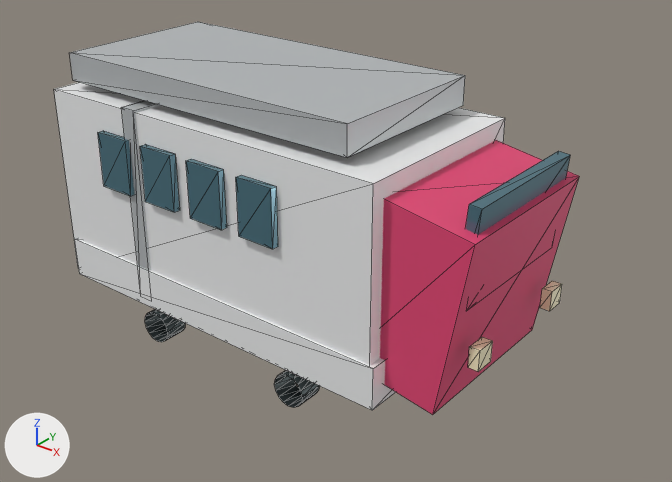
One commit to the glTF model public/models/trains/br642.glb: the scene before it, then after it.
Rendered twice from a 50 mm lens placed at (2.02, -2.26, 1.88), pointed at (0.2, 0.01, 0.48). Lighting does not change. The marker at lower left points along +X, +Y and +Z. The picture after the commit comes second. Mesh edges are drawn as thin lines. Where no turn or scale is listed for an object, it has been applied to the vertices. Vertices at exactly the same position are counted once.

Objects in the first picture: 'articulated_body', 'articulation_marker', 'desiro_rounded_nose', 'front_glass', 'headlight_0', 'headlight_1', 'roof', 'silver_lower_apron', 'wheel_-0.32_1', 'wheel_0.32_1', 'window_0.72_0_1', 'window_0.72_1_1', 'window_0.72_2_1', 'window_0.72_3_1'.
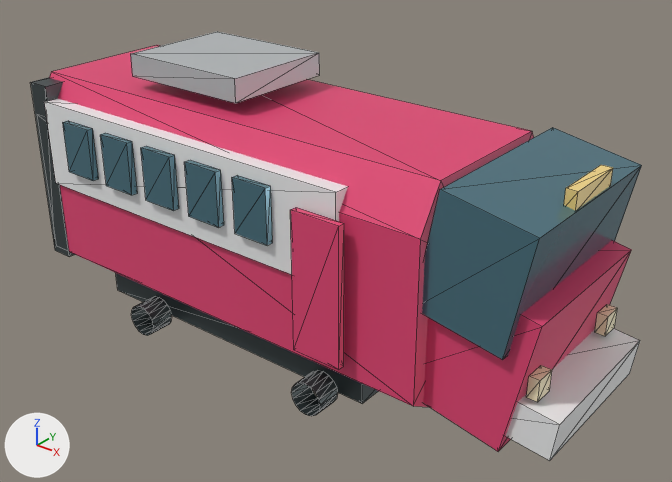
Changed parts and their boxes (x1, y1, x2, y2) in the pictures (672 x 482 px; the box of a moved part takes in the faces that stretch with it):
'desiro_red_chamfered_shell', added (pink): after (49, 45, 534, 407)
'articulated_body', moved, rescaled: before (54, 82, 505, 365); after (44, 98, 348, 275)
'desiro_rounded_nose', moved, turned, rescaled: before (380, 140, 579, 415); after (423, 240, 631, 452)
'roof', reshaped, moved, rescaled (87% narrower, 66% shorter): before (70, 22, 465, 157); after (564, 165, 613, 210)
'front_glass', moved, turned, rescaled: before (466, 151, 570, 235); after (422, 127, 642, 360)
'silver_lower_apron', moved, turned, rescaled: before (75, 238, 395, 410); after (506, 328, 640, 461)
'roof_hvac', added: after (131, 31, 320, 103)
'desiro_door_1', added (pink): after (290, 207, 344, 370)
'articulation_bellows', added: after (30, 77, 74, 257)
'window_0.72_4_1', added (cyan): after (232, 175, 272, 246)
'wheel_0.32_1', moved: before (274, 370, 320, 408); after (292, 370, 338, 416)
'articulation_marker', reshaped, moved, rescaled (not visible afterwards): before (121, 100, 159, 271)
'wheel_-0.32_1', moved: before (145, 309, 185, 342); after (131, 296, 171, 336)
'headlight_1', moved: before (468, 337, 493, 372); after (527, 366, 552, 402)
'headlight_0', moved: before (540, 281, 562, 311); after (595, 304, 617, 336)
part 1 of me_roof_cube, moved or reshaped: before (70, 22, 465, 271); after (131, 31, 320, 103)
'undercarriage', unchanged, uncovered by the edit: after (116, 273, 378, 403)

What the commit changed:
Material 'destination_material' (mat_destination_material) is new.
Its base color is (0.953, 0.71, 0.247) (yellow #fadb88).
Its metallic is 0.05.
Its roughness is 0.28.
me_roof_cube is used by ob_articulation_marker; parent ob_br642_train_root; location (-0.38, 0.0, 0.57); scale (0.06, 0.735, 0.72).
me_roof_cube had 8 vertices, 12 faces and spanned x -0.5..0.5, y -0.5..0.5, z -0.5..0.5.
me_roof_cube now has 8 vertices, 12 faces and spans x -0.25..0.25, y -0.21..0.21, z -0.04..0.04.
me_roof_cube part 1: the whole mesh is scaled about its middle by (0.5, 0.42, 0.08).
Mesh me_destination_cube is new.
It is a box spanning x -0.5..0.5, y -0.5..0.5, z -0.5..0.5.
It uses material mat_destination_material (yellow #fadb88).
Mesh me_accent_railcar is new.
It has 18 vertices, 32 faces and spans x -0.86..0.86, y -0.35..0.35, z -0.38..0.38.
It uses material mat_accent_material (pink #e54776).
Object 'articulated_body' (ob_articulated_body) moves from (-0.08, 0.0, 0.56) to (-0.18, 0.0, 0.7).
Object 'articulated_body' (ob_articulated_body) is rescaled from (1.42, 0.72, 0.72) to (1.36, 0.72, 0.32).
Object 'desiro_rounded_nose' (ob_desiro_rounded_nose) moves from (0.71, 0.0, 0.54) to (0.88, 0.0, 0.44).
Object 'desiro_rounded_nose' (ob_desiro_rounded_nose) turns from (0, 10, 0) to (0, 11, 0) degrees about x, y and z.
Object 'desiro_rounded_nose' (ob_desiro_rounded_nose) is rescaled from (0.34, 0.62, 0.6) to (0.42, 0.58, 0.46).
Object 'front_glass' (ob_front_glass) moves from (0.88, 0.0, 0.73) to (0.93, 0.0, 0.72).
Object 'front_glass' (ob_front_glass) turns from (0, 4.6, 0) to (0, 10, 0) degrees about x, y and z.
Object 'front_glass' (ob_front_glass) is rescaled from (0.04, 0.52, 0.32) to (0.3, 0.64, 0.39).
Object 'silver_lower_apron' (ob_silver_lower_apron) moves from (-0.06, 0.0, 0.26) to (1.05, 0.0, 0.29).
Object 'silver_lower_apron' (ob_silver_lower_apron) turns from (0, 0, 0) to (0, 6.9, 0) degrees about x, y and z.
Object 'silver_lower_apron' (ob_silver_lower_apron) is rescaled from (1.42, 0.74, 0.15) to (0.3, 0.55, 0.13).
Object 'articulation_marker' (ob_articulation_marker) now shows me_windows_cube instead of me_roof_cube.
Object 'roof' (ob_roof) now shows me_destination_cube instead of me_roof_cube.
Object 'roof' (ob_roof) moves from (-0.12, 0.0, 1.0) to (1.09, 0.0, 0.91).
Object 'roof' (ob_roof) is rescaled from (1.24, 0.62, 0.1) to (0.035, 0.22, 0.06).
Object 'wheel_-0.32_1' (ob_wheel__0_32_1) moves from (-0.32, -0.34, 0.12) to (-0.395, -0.34, 0.12).
Object 'wheel_0.32_1' (ob_wheel_0_32_1) moves from (0.32, -0.34, 0.12) to (0.395, -0.34, 0.12).
Object 'headlight_0' (ob_headlight_0) moves from (0.92, 0.22, 0.42) to (1.11, 0.22, 0.4).
Object 'headlight_1' (ob_headlight_1) moves from (0.92, -0.22, 0.42) to (1.11, -0.22, 0.4).
Object 'roof_hvac' (ob_roof_hvac) is new; it shows me_roof_cube.
Its location is (-0.28, 0.0, 1.02).
Object 'articulation_bellows' (ob_articulation_bellows) is new; it shows me_wheel_cube.
Its parent is ob_br642_train_root.
Its location is (-0.9, 0.0, 0.57).
Its scale is (0.09, 0.7, 0.69).
Object 'desiro_door_1' (ob_desiro_door_1) is new; it shows me_accent_cube.
Its parent is ob_br642_train_root.
Its location is (0.45, -0.385, 0.54).
Its scale is (0.18, 0.025, 0.48).
Object 'window_0.72_4_1' (ob_window_0_72_4_1) is new; it shows me_windows_cube.
Its parent is ob_br642_train_root.
Its location is (0.18, -0.371, 0.72).
Its scale is (0.139, 0.025, 0.19).
Object 'desiro_red_chamfered_shell' (ob_desiro_red_chamfered_shell) is new; it shows me_accent_railcar.
Its location is (-0.08, 0.0, 0.56).
